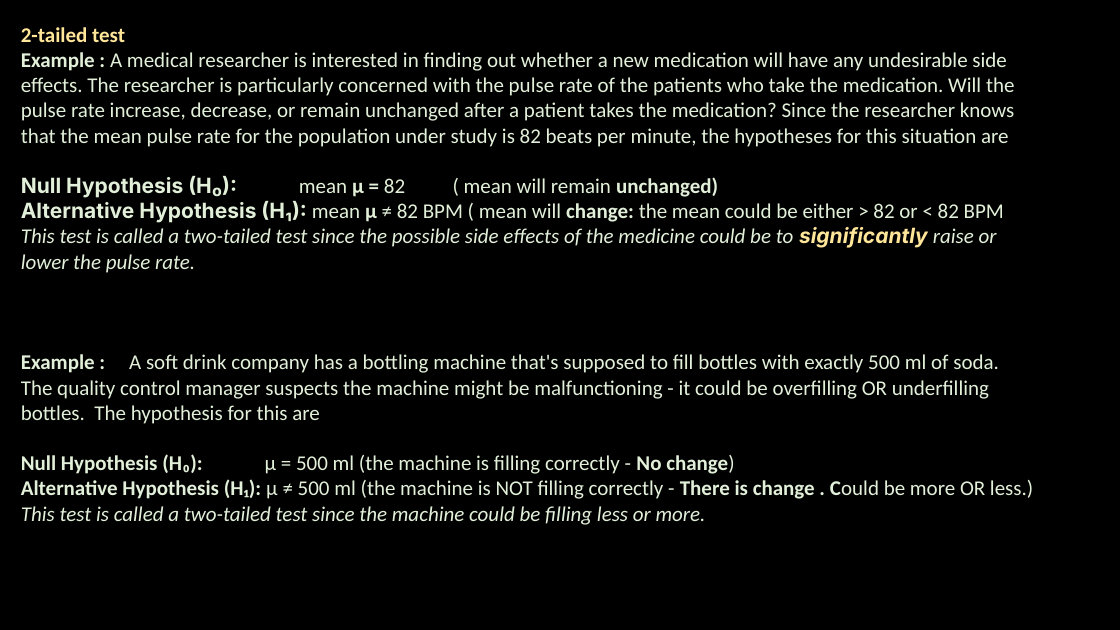
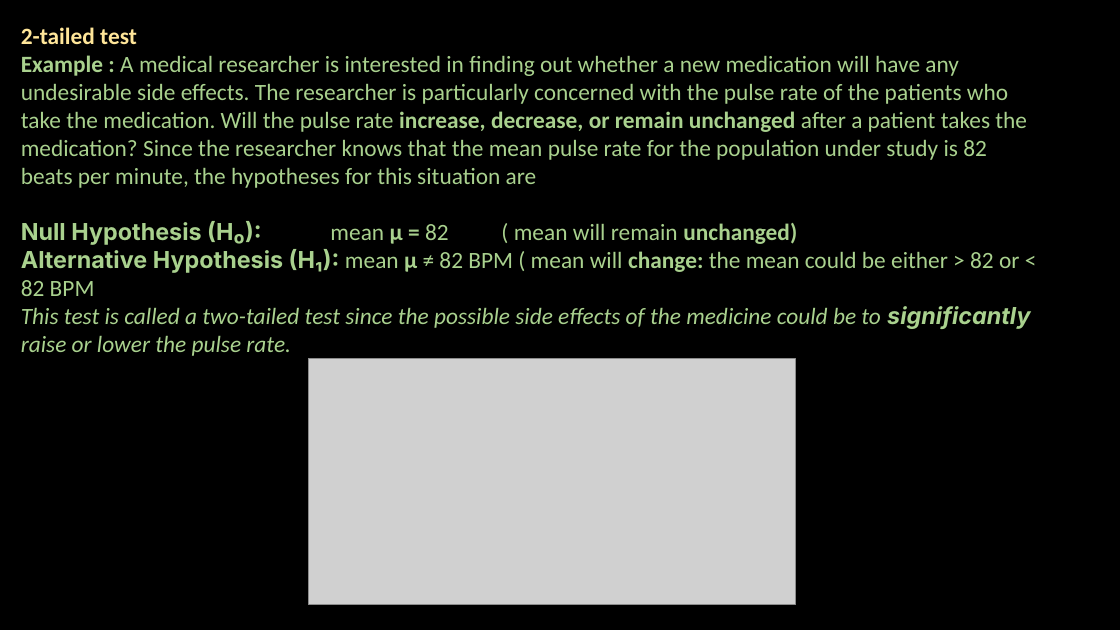
Before and after one commit to ash322ash422/youtube, a slide deck: slide 10 of probability_and_statistics/5_inference/Hypothesis-Testing1_z-test.pptx (slide 7 before the commit). Drawn at 1120x630 pixels with LibreOffice and Linux fonts; fonts in the diff are those of the drawing; grey boxes stand for pictures. Boxes give left, top, right and bottom in pixels: in the first picture for what was removed or moved away, otherwise in the second. Text is boxed around its words. In the diff, an @@ line names an element or a change of style, - is before the commit and + after.

```diff
--- a/probability_and_statistics/5_inference/Hypothesis-Testing1_z-test.pptx
+++ b/probability_and_statistics/5_inference/Hypothesis-Testing1_z-test.pptx
@@ text "2-tailed test" at [21, 27, 1030, 356]: size 18 to 20 pt, text colour #E2F0D9 to #A9D18E; bold on in "increase, decrease, or remain unchanged"; text colour #FFE699 to #A9D18E in "significantly" @@
@@ text at [21, 354, 1033, 525]: paragraphs removed @@
-Example : A soft drink company has a bottling machine that's supposed to fill bottles with exactly 500 ml of soda.
-The quality control manager suspects the machine might be malfunctioning - it could be overfilling OR underfilling bottles. The hypothesis for this are
-Null Hypothesis (H₀): μ = 500 ml (the machine is filling correctly - No change)
-Alternative Hypothesis (H₁): μ ≠ 500 ml (the machine is NOT filling correctly - There is change . Could be more OR less.)
-This test is called a two-tailed test since the machine could be filling less or more.
@@ picture added at [308, 359, 796, 605] @@
```
Also in this commit, not shown: 12 other slides changed, 10 slides added, 1 slide removed, 7 other files.
